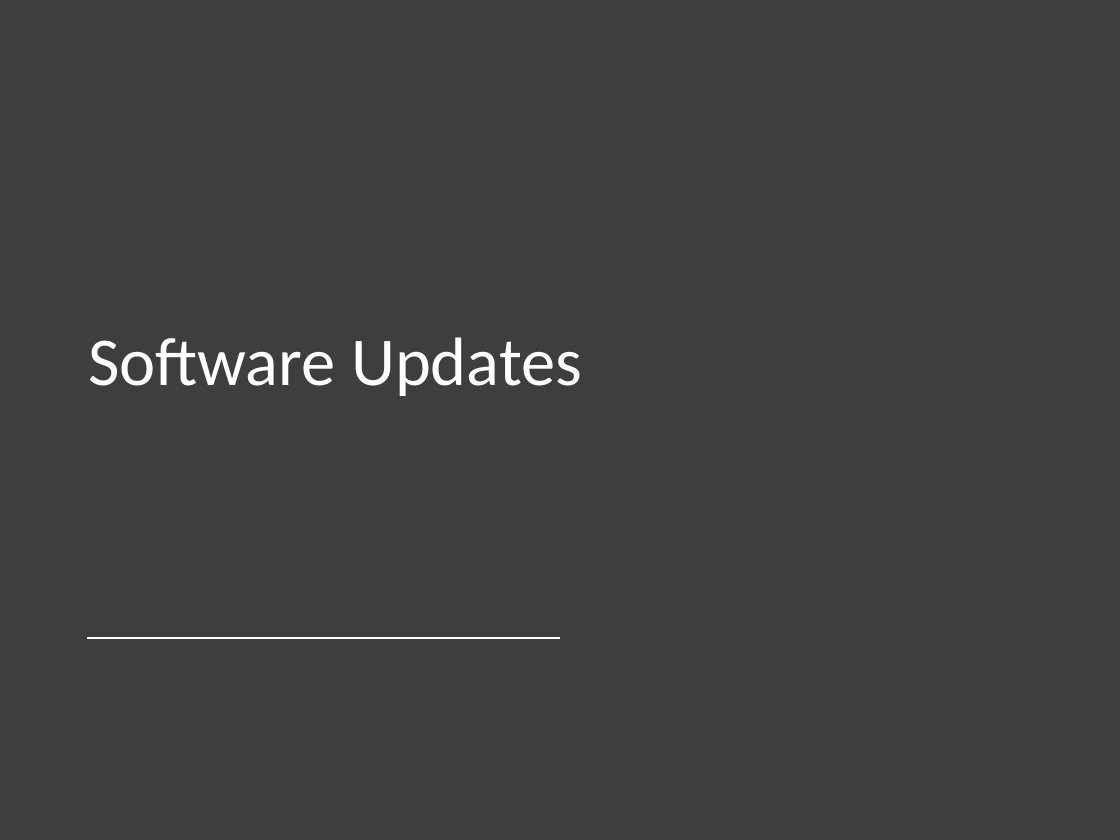
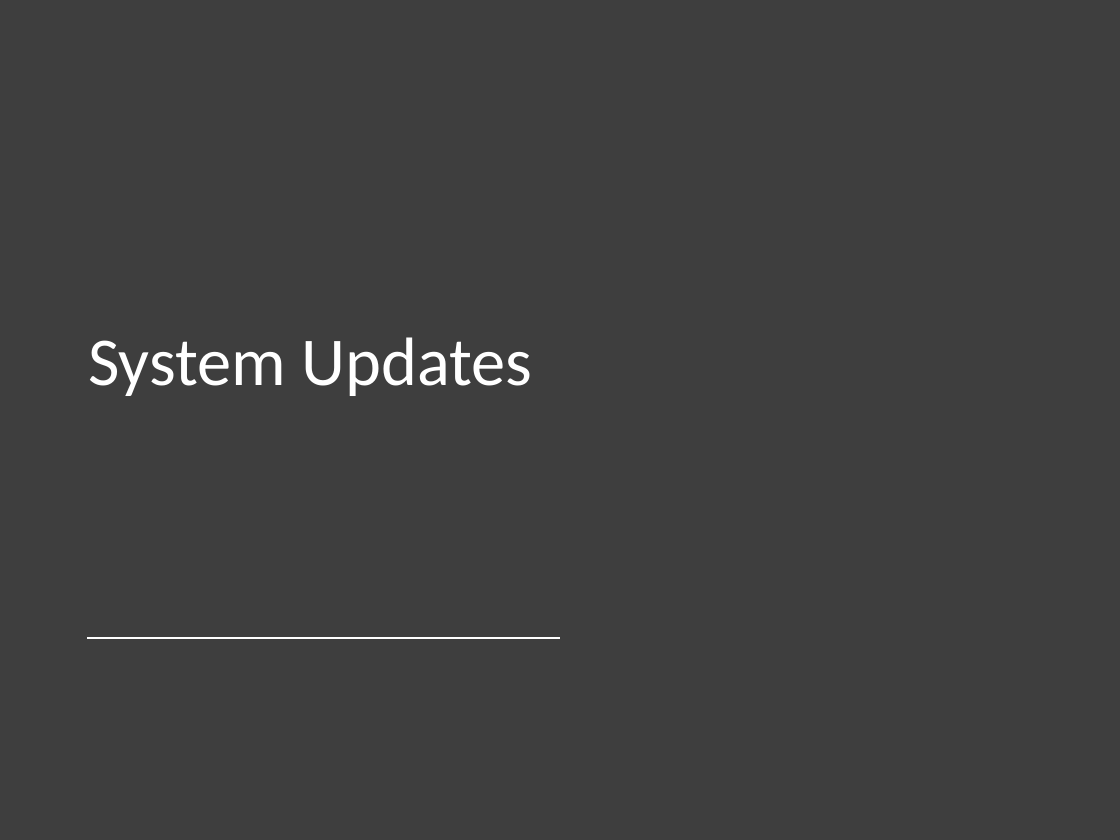
Before and after one commit to yuriiSY/Study-Buddy, a slide deck: slide 5 of Weekly Submissions/Week6/Week6.pptx. Drawn at 1120x840 pixels with LibreOffice and Linux fonts; fonts in the diff are those of the drawing; background and template pictures are left out. Boxes give left, top, right and bottom in pixels: in the first picture for what was removed or moved away, otherwise in the second. Text is boxed around its words. In the diff, an @@ line names an element or a change of style, - is before the commit and + after.

```diff
--- a/Weekly Submissions/Week6/Week6.pptx
+++ b/Weekly Submissions/Week6/Week6.pptx
@@ title at box(88, 337, 533, 396): text changed @@
-Software Updates
+System Updates
```
